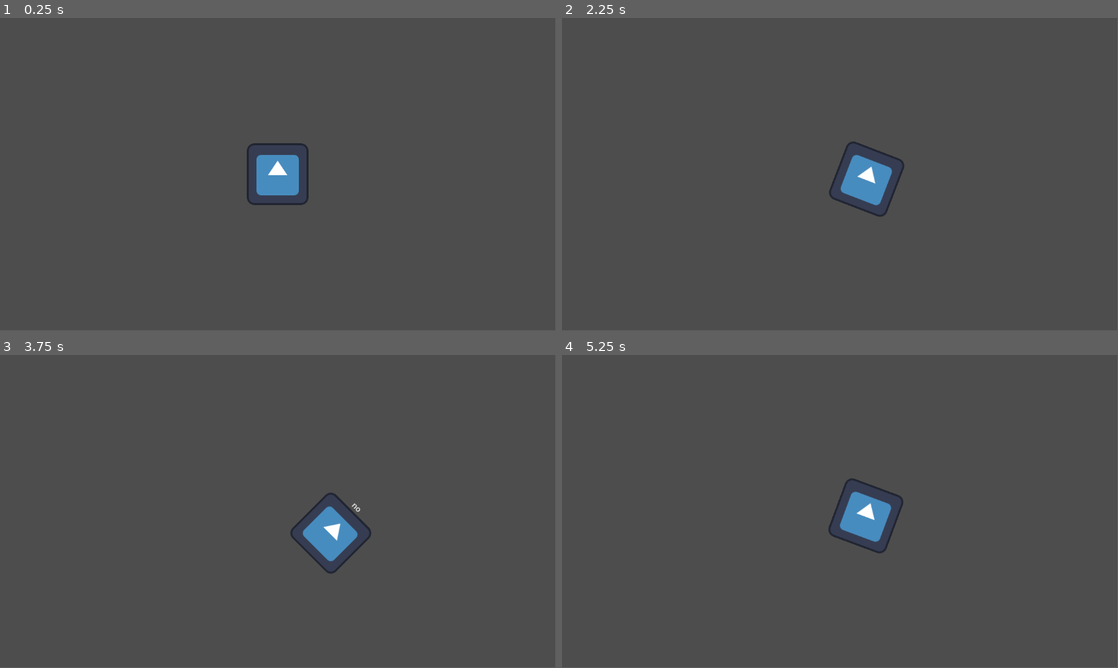
Above: before the commit, frames 1-4 (two rows, left to right).
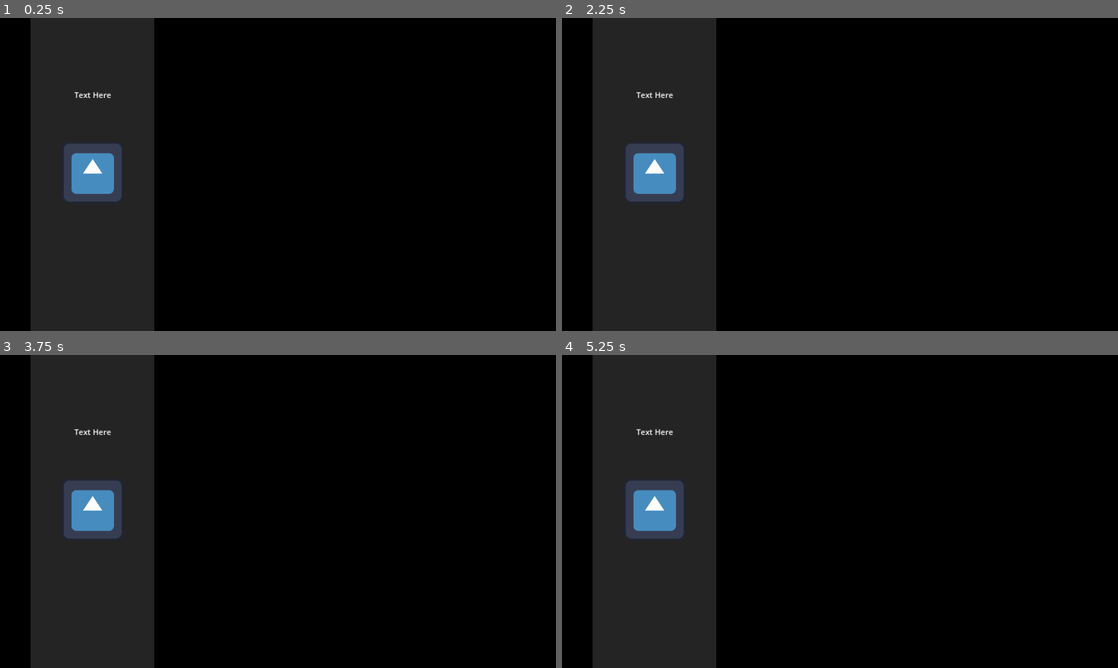
Above: after the commit, the same moments.

Repository: phln1108/compGraf
Game: Godot game, scene res://Scenes/Map/map.tscn
Two runs of this game, one before a commit and one after it. Both use one fixed random seed, a clock stepped at 60 frames per second and the inputs below. The project has no main scene, so this scene is started directly. The engine's default icon, where the game draws it, is replaced by a stand-in: a white triangle on a blue panel in a dark square.
Inputs (mouse positions are in pixels of both pictures, inside the frame that each line leads up to):
- Up to frame 1 (0.25 s): no input
- Up to frame 2 (2.25 s): tap Enter at 0.5, 2 s; press the mouse at (840, 174) at 0.53 s; tap Space at 1.25 s; move the mouse to (728, 190) at 1.27 s; release the mouse at (728, 190) at 1.28 s; click (728, 190) at 1.35 s; move the mouse to (895, 105) at 2.02 s; press the mouse at (895, 105) at 2.03 s
- Up to frame 3 (3.75 s): tap Space at 2.75 s; move the mouse to (250, 574) at 2.77 s; release the mouse at (250, 574) at 2.78 s; click (250, 574) at 2.85 s; tap Enter at 3.5 s; move the mouse to (444, 558) at 3.52 s; press the mouse at (444, 558) at 3.53 s
- Up to frame 4 (5.25 s): tap Space at 4.25 s; move the mouse to (673, 464) at 4.27 s; release the mouse at (673, 464) at 4.28 s; click (673, 464) at 4.35 s; move the mouse to (867, 511) at 5.02 s; press the mouse at (867, 511) at 5.03 s
In our replay, the window is 799x449 before the commit and 800x450 after it. These sizes can differ from the game's own. Grey fills any space a smaller window leaves; there, only what the larger window draws over its background counts as a difference.

The runs differ from the first frame. In frame 1, 99% of the frame differs, in the area x 0-100%, y 0-100%; in frame 2, 99%; in frame 3, 99%; in frame 4, 99%.

Commit message:
making some ajustments

Diff:
--- a/Scenes/Map/map.gd
+++ b/Scenes/Map/map.gd
@@ -1,26 +1,27 @@
 extends Node2D
 
 var can_drag: bool = false
-var velocity = 500
+var velocity = 450
+
+var ancor: Marker2D
 # Called when the node enters the scene tree for the first time.
 func _ready():
-	pass # Replace with function body.
+	ancor = $CardMenu/AncorPoint
 
 # Called every frame. 'delta' is the elapsed time since the previous frame.
 func _process(delta):
 	if can_drag:
 		#$Card.global_position = get_global_mouse_position()
 		#$Card.look_at($CardPoint/AncorPoint.global_position)
-		$AncorPoint.look_at(get_global_mouse_position())
-		$AncorPoint.rotation_degrees = clamp($AncorPoint.rotation_degrees + 90 , -45, 45)
-		#if $AncorPoint.rotation_degrees > 45:
-			#$AncorPoint.rotation_degrees = 45
-		#if $AncorPoint.rotation_degrees < -45:
-			#$AncorPoint.rotation_degrees = -45
+		ancor.look_at(get_global_mouse_position())
+		ancor.rotation_degrees = clamp(ancor.rotation_degrees + 90 , -45, 45)
 	else:
-		#$AncorPoint/Card.global_position += ($CardPoint.global_position - $AncorPoint/Card.global_position) * velocity * delta
-		#$AncorPoint.rotation_degrees = clamp($AncorPoint.rotation_degrees - (velocity * delta),0,180)
-		$AncorPoint.rotation_degrees = 0
+		if ancor.rotation_degrees > 0:
+			ancor.rotation_degrees = clamp(ancor.rotation_degrees - (velocity * delta),0,180)
+		elif ancor.rotation_degrees < 0:
+			ancor.rotation_degrees = clamp(ancor.rotation_degrees + (velocity * delta),-180,0)
+
+		#ancor.rotation_degrees = 0
 func _on_card_dragging(is_dragging):
 	can_drag = is_dragging
 
@@ -28,17 +29,14 @@
 	if area is Card:
 		area.setText(Card.TextLabel.NO)
 
-
 func _on_no_area_exited(area):
 	if area is Card:
 		area.setText(Card.TextLabel.EMPTY)
-
 
 func _on_yes_area_entered(area):
 	if area is Card:
 		area.setText(Card.TextLabel.YES)
 
-
 func _on_yes_area_exited(area):
 	if area is Card:
 		area.setText(Card.TextLabel.EMPTY)
--- a/Scenes/Map/map.tscn
+++ b/Scenes/Map/map.tscn
@@ -4,37 +4,64 @@
 [ext_resource type="PackedScene" uid="uid://clfepkedxjswg" path="res://Scenes/Card/card.tscn" id="1_tinaq"]
 
 [sub_resource type="RectangleShape2D" id="RectangleShape2D_x2oxu"]
-size = Vector2(384, 648)
+size = Vector2(64, 64)
 
 [sub_resource type="RectangleShape2D" id="RectangleShape2D_wa8ah"]
-size = Vector2(384, 648)
+size = Vector2(64, 64)
 
 [node name="Map" type="Node2D"]
 script = ExtResource("1_d38tv")
 
-[node name="AncorPoint" type="Marker2D" parent="."]
-position = Vector2(576, 480)
-
-[node name="Card" parent="AncorPoint" instance=ExtResource("1_tinaq")]
-position = Vector2(0, -156)
-
-[node name="YesArea" type="Area2D" parent="."]
-
-[node name="CollisionShape2D" type="CollisionShape2D" parent="YesArea"]
-position = Vector2(192, 324)
-shape = SubResource("RectangleShape2D_x2oxu")
-
-[node name="NoArea" type="Area2D" parent="YesArea"]
-
-[node name="CollisionShape2D" type="CollisionShape2D" parent="YesArea/NoArea"]
-position = Vector2(960, 324)
-shape = SubResource("RectangleShape2D_wa8ah")
+[node name="Background" type="ColorRect" parent="."]
+offset_right = 1152.0
+offset_bottom = 648.0
+mouse_filter = 2
+color = Color(0, 0, 0, 1)
 
 [node name="Camera2D" type="Camera2D" parent="."]
 position = Vector2(576, 324)
+editor_draw_limits = true
 
-[connection signal="dragging" from="AncorPoint/Card" to="." method="_on_card_dragging"]
-[connection signal="area_entered" from="YesArea" to="." method="_on_yes_area_entered"]
-[connection signal="area_exited" from="YesArea" to="." method="_on_yes_area_exited"]
-[connection signal="area_entered" from="YesArea/NoArea" to="." method="_on_no_area_entered"]
-[connection signal="area_exited" from="YesArea/NoArea" to="." method="_on_no_area_exited"]
+[node name="CardMenu" type="Node2D" parent="."]
+position = Vector2(-384, 0)
+
+[node name="MainRect" type="ColorRect" parent="CardMenu"]
+offset_left = 448.0
+offset_right = 704.0
+offset_bottom = 648.0
+mouse_filter = 2
+color = Color(0.141176, 0.141176, 0.141176, 1)
+
+[node name="Label" type="Label" parent="CardMenu"]
+offset_left = 448.0
+offset_top = 96.0
+offset_right = 704.0
+offset_bottom = 224.0
+text = "Text Here"
+horizontal_alignment = 1
+vertical_alignment = 1
+autowrap_mode = 3
+
+[node name="AncorPoint" type="Marker2D" parent="CardMenu"]
+position = Vector2(576, 416)
+
+[node name="Card" parent="CardMenu/AncorPoint" instance=ExtResource("1_tinaq")]
+position = Vector2(0, -96)
+
+[node name="YesArea" type="Area2D" parent="CardMenu"]
+
+[node name="CollisionShape2D" type="CollisionShape2D" parent="CardMenu/YesArea"]
+position = Vector2(416, 288)
+shape = SubResource("RectangleShape2D_x2oxu")
+
+[node name="NoArea" type="Area2D" parent="CardMenu"]
+
+[node name="CollisionShape2D" type="CollisionShape2D" parent="CardMenu/NoArea"]
+position = Vector2(736, 288)
+shape = SubResource("RectangleShape2D_wa8ah")
+
+[connection signal="dragging" from="CardMenu/AncorPoint/Card" to="." method="_on_card_dragging"]
+[connection signal="area_entered" from="CardMenu/YesArea" to="." method="_on_yes_area_entered"]
+[connection signal="area_exited" from="CardMenu/YesArea" to="." method="_on_yes_area_exited"]
+[connection signal="area_entered" from="CardMenu/NoArea" to="." method="_on_no_area_entered"]
+[connection signal="area_exited" from="CardMenu/NoArea" to="." method="_on_no_area_exited"]
--- a/project.godot
+++ b/project.godot
@@ -18,6 +18,11 @@
 
 gdscript/warnings/untyped_declaration=1
 
+[display]
+
+window/size/mode=2
+window/stretch/mode="canvas_items"
+
 [input]
 
 click={
